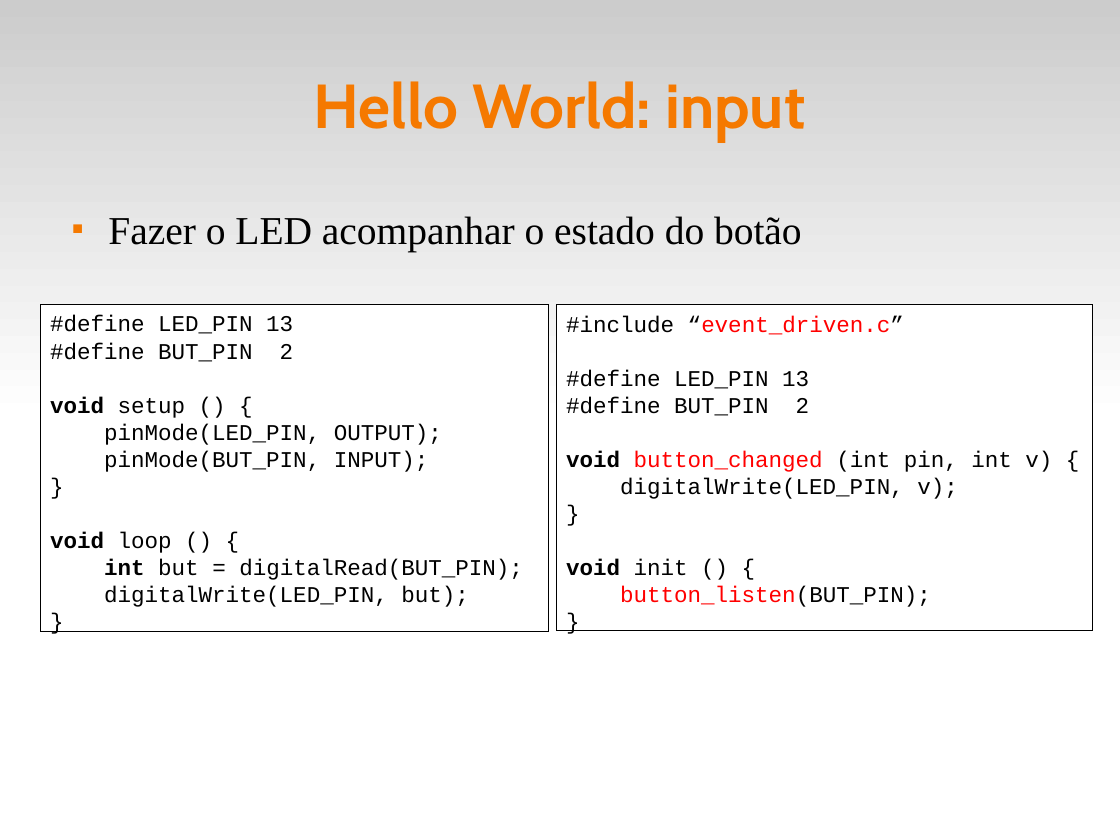
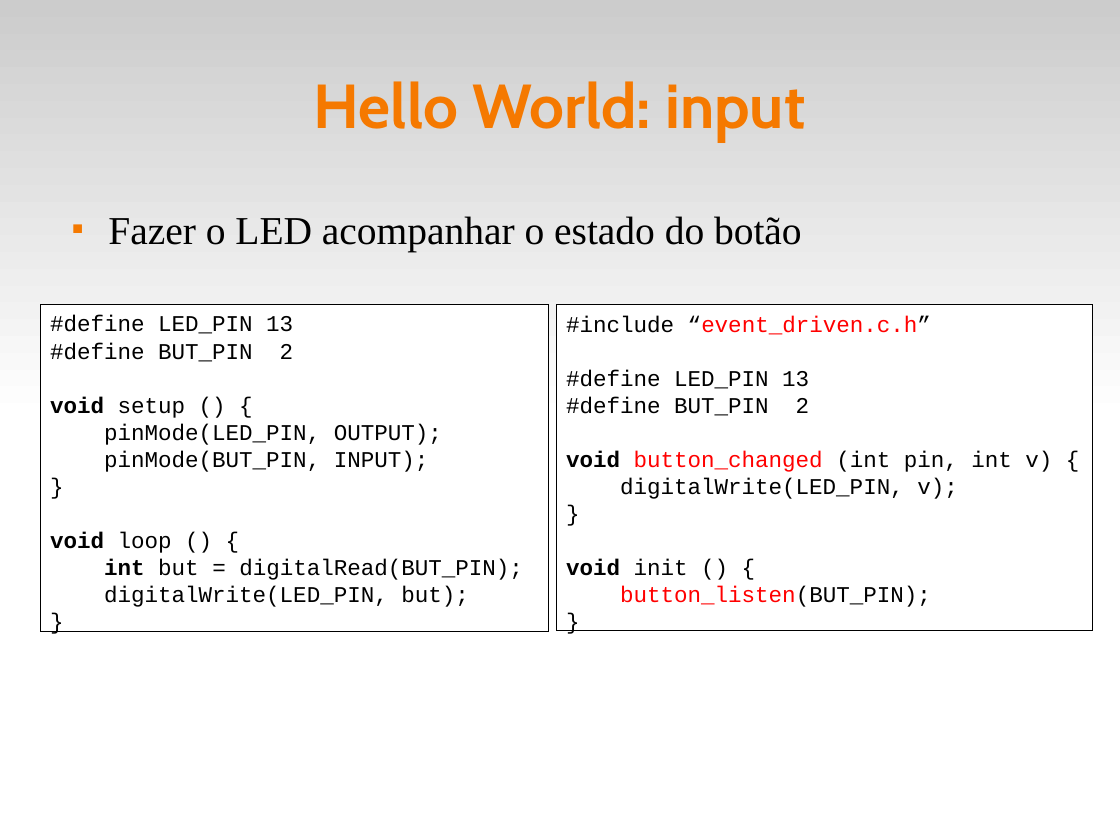
Before and after one commit to fsantanna-uerj/reativos, a slide deck: slide 39 of slides/03_modelos.odp (slide 40 before the commit). Drawn at 1120x840 pixels with LibreOffice and Linux fonts; fonts in the diff are those of the drawing. Boxes give left, top, right and bottom in pixels: in the first picture for what was removed or moved away, otherwise in the second. Text is boxed around its words. In the diff, an @@ line names an element or a change of style, - is before the commit and + after.

```diff
--- a/slides/03_modelos.odp
+++ b/slides/03_modelos.odp
@@ text in rectangle at [566,315,931,335]: text changed @@
-#include “event_driven.c”
+#include “event_driven.c.h”
```
Also in this commit, not shown: 7 other slides changed, 1 slide removed, 5 other files.
